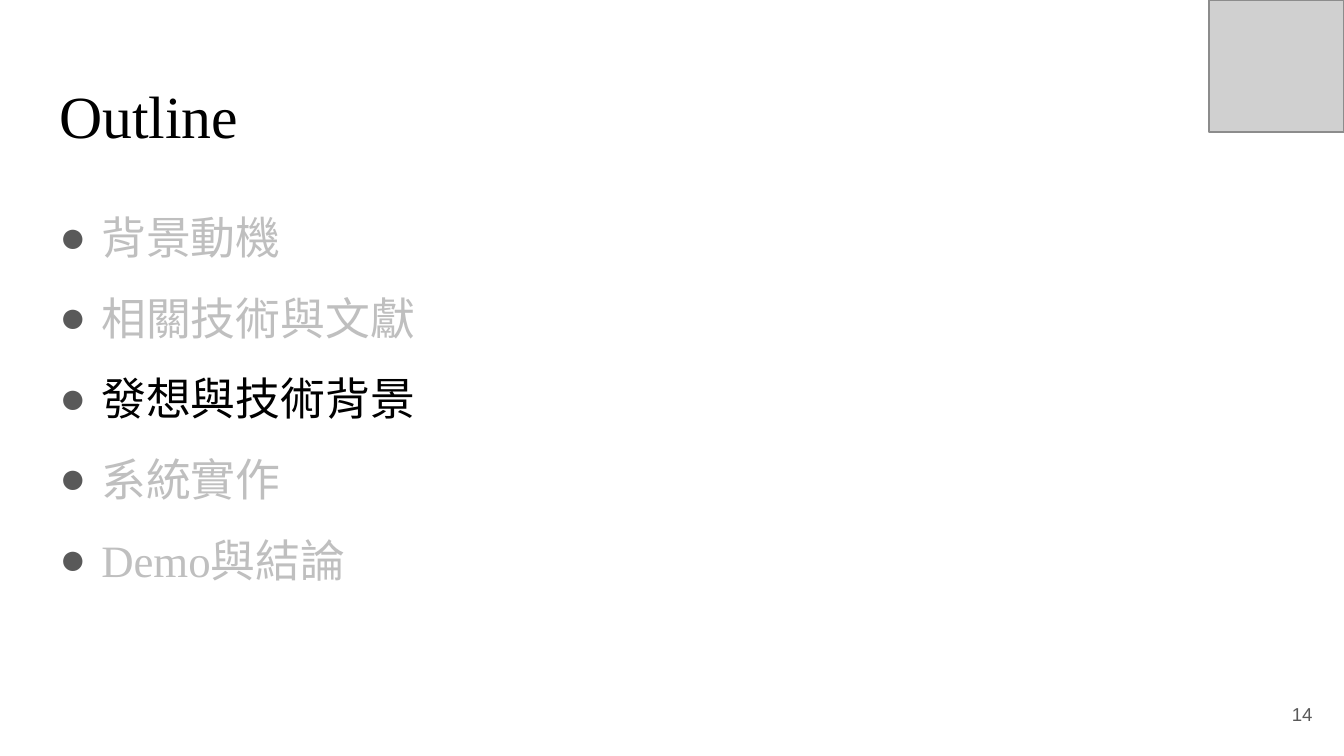
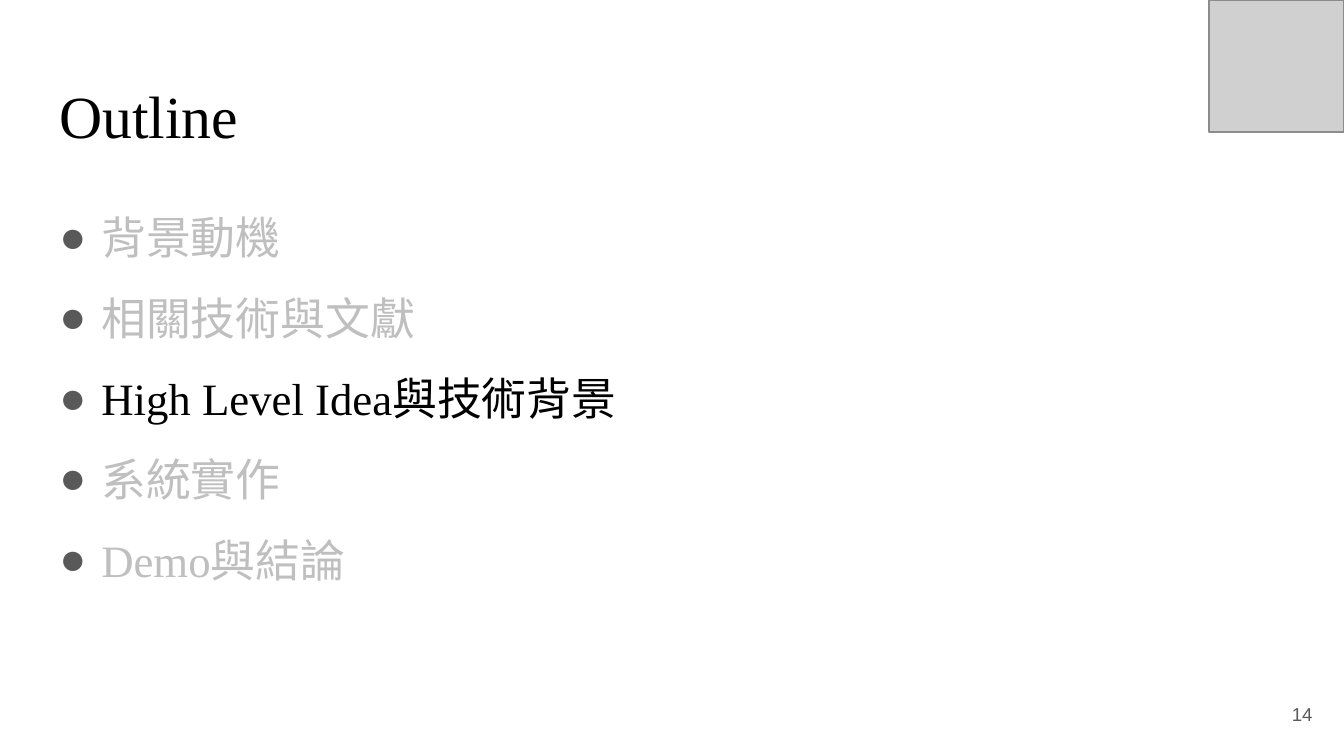
Before and after one commit to RyuChu/A-Decentralized-Digital-Currency-Tracing-Service, a slide deck: slide 14 of Documents/論文簡報_V3.pptx. Drawn at 1344x756 pixels with LibreOffice and Linux fonts; fonts in the diff are those of the drawing; grey boxes stand for pictures. Boxes give left, top, right and bottom in pixels: in the first picture for what was removed or moved away, otherwise in the second. Text is boxed around its words. In the diff, an @@ line names an element or a change of style, - is before the commit and + after.

```diff
--- a/Documents/論文簡報_V3.pptx
+++ b/Documents/論文簡報_V3.pptx
@@ text at <box>101,381,616,425</box>: text changed @@
-● 發想與技術背景
+● High Level Idea與技術背景
```
Also in this commit, not shown: 18 other slides changed.
